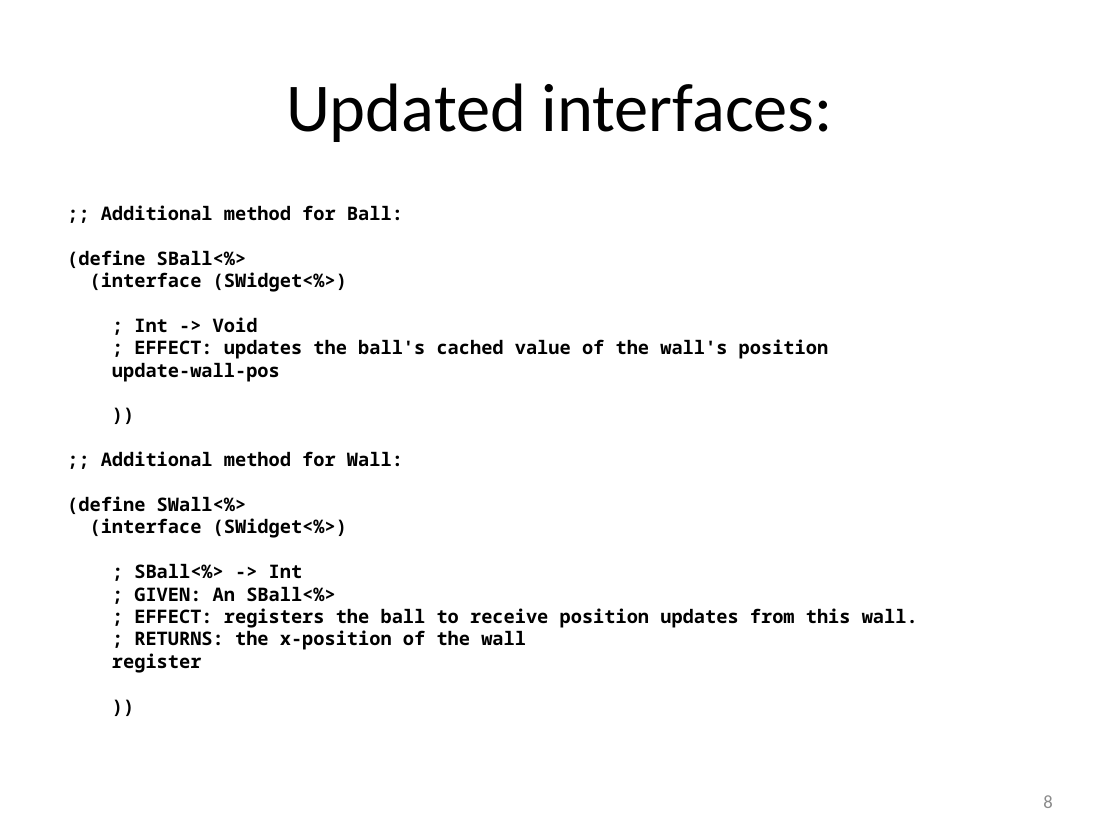
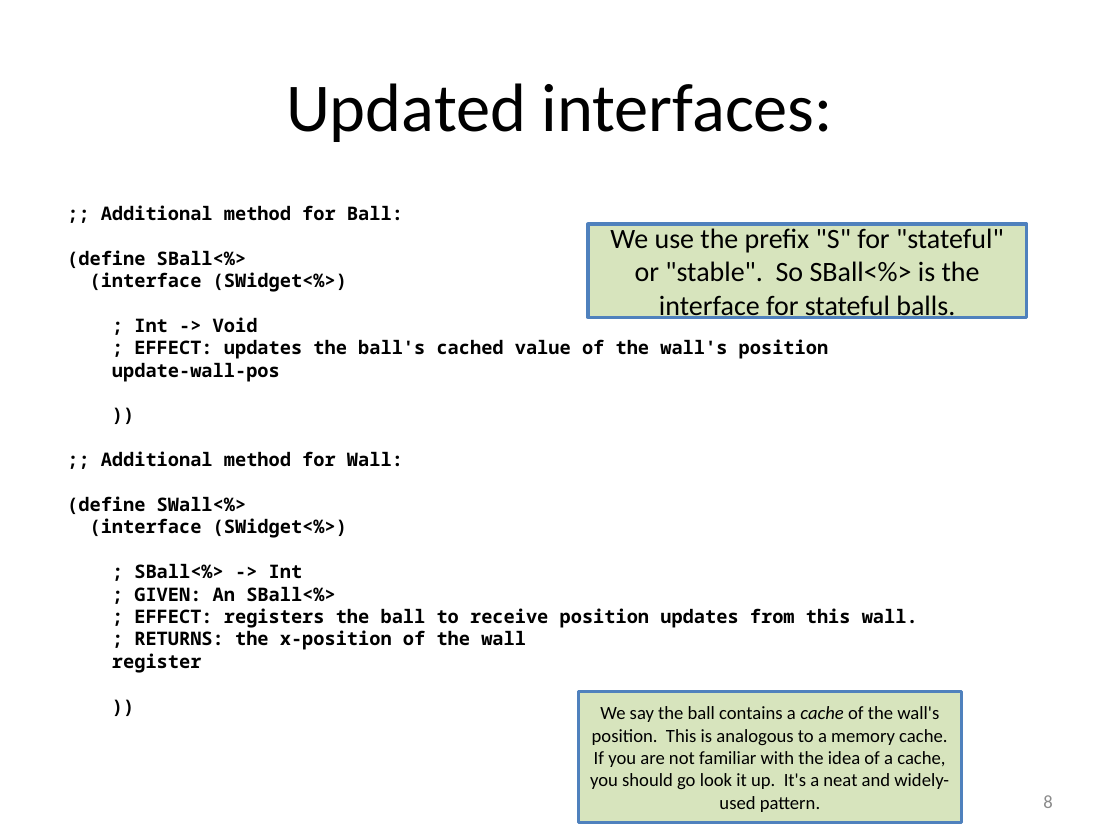
Before and after one commit to mwand/cs5010f16, a slide deck: slide 8 of Slides/Lesson 10.6 Publish-Subscribe.pptx. Drawn at 1120x840 pixels with LibreOffice and Linux fonts; fonts in the diff are those of the drawing. Boxes give left, top, right and bottom in pixels: in the first picture for what was removed or moved away, otherwise in the second. Text is boxed around its words. In the diff, an @@ line names an element or a change of style, - is before the commit and + after.

```diff
--- a/Slides/Lesson 10.6 Publish-Subscribe.pptx
+++ b/Slides/Lesson 10.6 Publish-Subscribe.pptx
@@ rectangle added at bbox=[588, 224, 1027, 317], fill #D7E4BD, outline #4F81BD 2 pt, 18 pt, text #000000 @@
+We use the prefix "S" for "stateful" or "stable". So SBall<%> is the interface for stateful balls.
@@ rectangle added at bbox=[579, 692, 962, 823], fill #D7E4BD, outline #4F81BD 2 pt, 12 pt, text #000000 @@
+We say the ball contains a cache of the wall's position. This is analogous to a memory cache. If you are not familiar with the idea of a cache, you should go look it up. It's a neat and widely-used pattern.
```
Also in this commit, not shown: 5 other slides changed, 6 other files.
